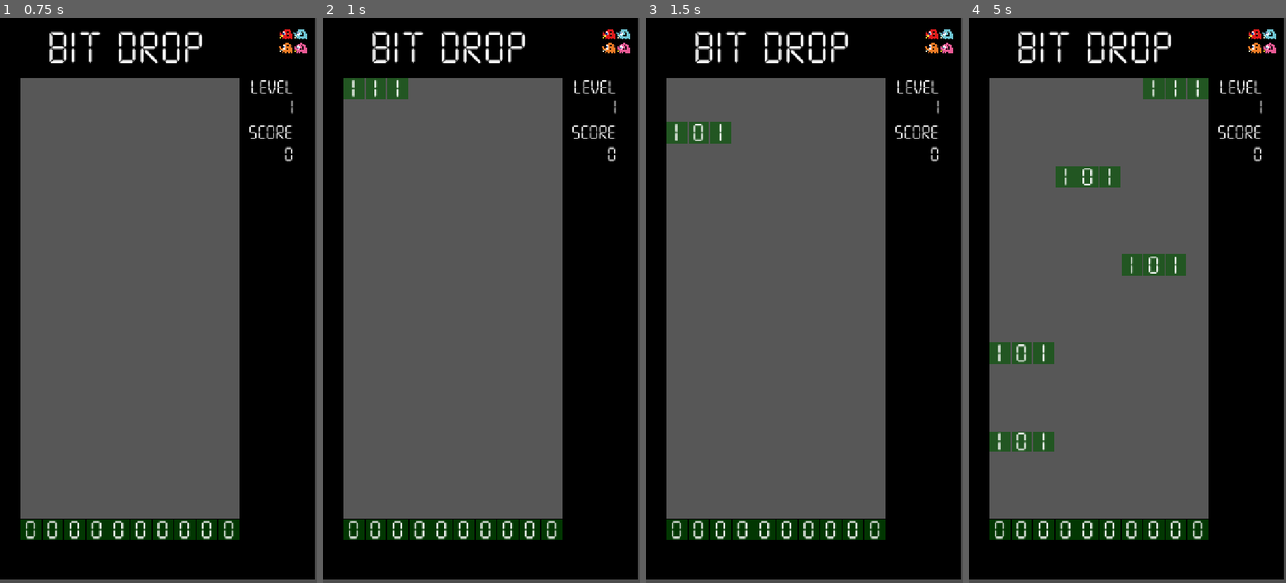
Above: before the commit, frames 1-4 (left to right).
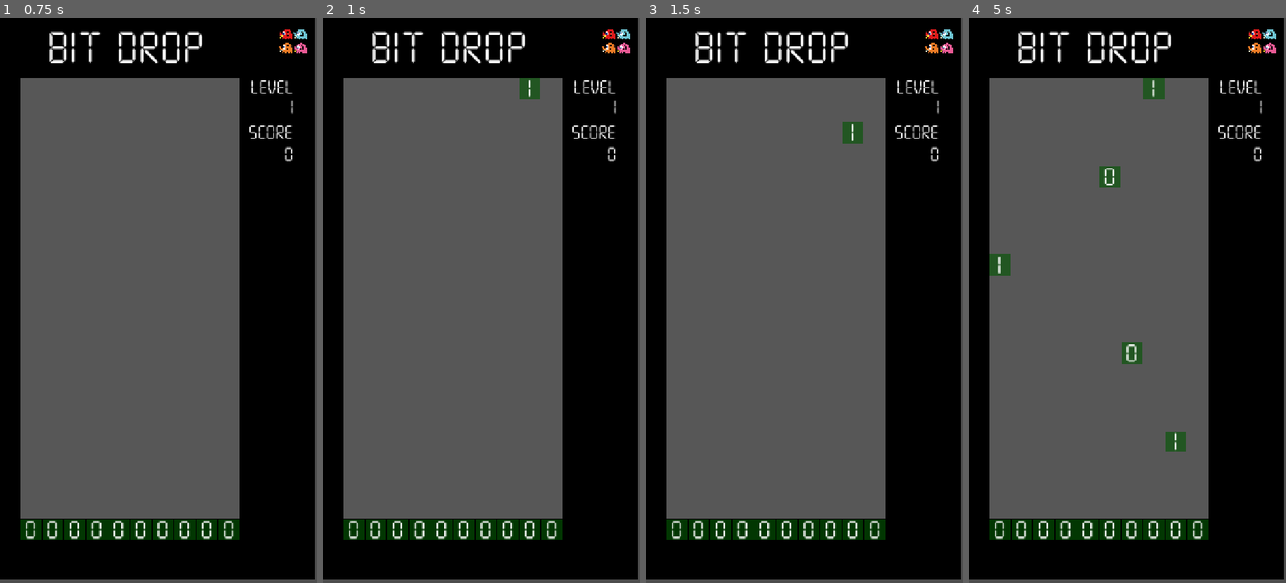
Above: after the commit, the same moments.

Repository: DavidParkerDr/GGJ26
Game: Godot game, scene res://Main.tscn
Same seed, same stepped clock (60 frames per second), same inputs: the game is played once before the commit and once after it.
Inputs (mouse positions are in pixels of both pictures, inside the frame that each line leads up to):
- Up to frame 1 (0.75 s): tap Enter at 0.5 s; move the mouse to (228, 272) at 0.52 s; hold Right (move_right) from 0.53 s (still down); tap I at 0.6 s; click (228, 272) at 0.67 s
- Up to frame 2 (1 s): keep holding Right (move_right)
- Up to frame 3 (1.5 s): move the mouse to (741, 328) at 1.27 s; release Right (move_right) at 1.28 s; hold Left (move_left) from 1.28 s (still down); tap R at 1.35 s; click (741, 328) at 1.42 s
- Up to frame 4 (5 s): move the mouse to (1159, 176) at 2.02 s; release Left (move_left) at 2.03 s; hold Right (move_right) 2.03-2.78 s; tap one key every 0.75 s from 2.1 s: F E Q O; click (1159, 176) at 2.17 s; move the mouse to (1111, 413) at 2.77 s; hold W 2.78-3.53 s; click (1111, 413) at 2.92 s; move the mouse to (1222, 385) at 3.52 s; hold Left (move_left) from 3.53 s (still down); click (1222, 385) at 3.67 s; move the mouse to (1032, 215) at 4.27 s; click (1032, 215) at 4.42 s

Frame 1 is identical in both runs. In frame 2, 1.0% of the frame differs, in the area x 6-69%, y 10-15%; in frame 3, 1.0%; in frame 4, 4.0%, in the area x 6-76%, y 10-77%.

Commit message:
WiP Scoring and game states

Diff:
--- a/src/bit-drop/Bit.tscn
+++ b/src/bit-drop/Bit.tscn
@@ -36,6 +36,7 @@
 horizontal_alignment = 1
 
 [node name="Area2D" type="Area2D" parent="." unique_id=175124266]
+visible = false
 
 [node name="CollisionShape2D" type="CollisionShape2D" parent="Area2D" unique_id=200051510]
 position = Vector2(24, 25)
--- a/src/bit-drop/main.gd
+++ b/src/bit-drop/main.gd
@@ -3,7 +3,10 @@
 @export var block_scene: PackedScene
 @export var bit_scene: PackedScene
 
+var state = 'Running'
+
 var size = Vector2(10, 20)
+var blocks: Array[Node2D] = []
 
 var bit_width = 50
 
@@ -12,6 +15,7 @@
 var score = 0
 var level = 1
 var blocks_dropped = 0
+var score_per_level = 100
 
 @onready var mask = $Mask
 @onready var bits = $Bits
@@ -22,6 +26,7 @@
 # Called when the node enters the scene tree for the first time.
 func _ready() -> void:
 	viewport_size = get_viewport().size
+	blocks.resize(size.x * size.y)
 
 	for i in range(0, size.x):
 		var bit = bit_scene.instantiate()
@@ -42,14 +47,14 @@
 		Input.action_press("move_right")
 
 func _unhandled_input(event):
-	if event is InputEventScreenTouch:
-		if event.is_pressed():
-			handle_input(event.position.x)
+	if state == "Running":
+		if event is InputEventScreenTouch:
+			if event.is_pressed():
+				handle_input(event.position.x)
 
-	if event is InputEventMouseButton:
-		if event.is_pressed():
-			handle_input(event.position.x)
-
+		if event is InputEventMouseButton:
+			if event.is_pressed():
+				handle_input(event.position.x)
 
 # Called every frame. 'delta' is the elapsed time since the previous frame.
 func _process(delta: float) -> void:
@@ -58,12 +63,8 @@
 	elif Input.is_action_just_pressed("move_right"):
 		move(1)
 
-	move_bits(delta)
-
 	$LevelValue.text = str(level)
 	$ScoreValue.text = str(score)
-
-	pass
 
 func move(dx):
 	var bits = get_tree().get_nodes_in_group("bitmap")
@@ -77,11 +78,13 @@
 			bit.position.x = bit_width * (size.x - 1)
 
 func _on_tick_timer_timeout() -> void:
-	add_block([true, false, true])
+	var length = randi_range(1, level)
+	var bits: Array[bool] = []
 
-func move_bits(delta: float):
-	for bit in bits.get_children():
-		pass
+	for i in range(0, length):
+		bits.append(randi_range(0, 1) == 0)
+
+	add_block(bits)
 
 func add_block(pattern: Array[bool]):
 	blocks_dropped += 1
@@ -99,20 +102,19 @@
 
 	$Bits.add_child(block)
 
-func add_bit():
-	var bit = bit_scene.instantiate()
-	bit.isOne = randf() > 0.5
-	bit.position.y = -bit_width
-	bit.position.x = randi_range(0, size.x - 1) * bit_width
+func update_score(amount):
+	if (state == "Running"):
+		score += amount
 
-	bits.add_child(bit)
+		level = floor(score / score_per_level) + 1
 
 func _on_block_collide(block, block_bit, mask_bit):
 	sfx.play_hit()
 
 	if (block_bit.isOne == mask_bit.isOne):
 		block_bit.queue_free()
-		score += 10
+		update_score(10)
+
 	else:
 		block.isFalling = false
 		block.position.x = snapped(block.position.x, bit_width)
@@ -125,13 +127,18 @@
 			bit.reparent($Mask)
 
 		block.queue_free()
+		check_game_over()
 
+func check_game_over():
+	for bit in get_tree().get_nodes_in_group('bitmap'):
+		if (bit.position.y > size.y * bit_width):
+			handle_game_over()
 
-	#
-	#falling.add_to_group("bitmap")
-	#falling.remove_from_group("falling")
+func handle_game_over():
+	state = "GameOver"
 
-	#falling.isFalling = false
+func get_block(x: int, y: int):
+	return blocks[x + y * size.y]
 
-	#falling.position.x = snapped(falling.position.x, bit_width)
-	#falling.position.y = snapped(falling.position.y, bit_width)
+func block(x: int, y: int, block: Node2D):
+	blocks[x + y * size.y] = block
